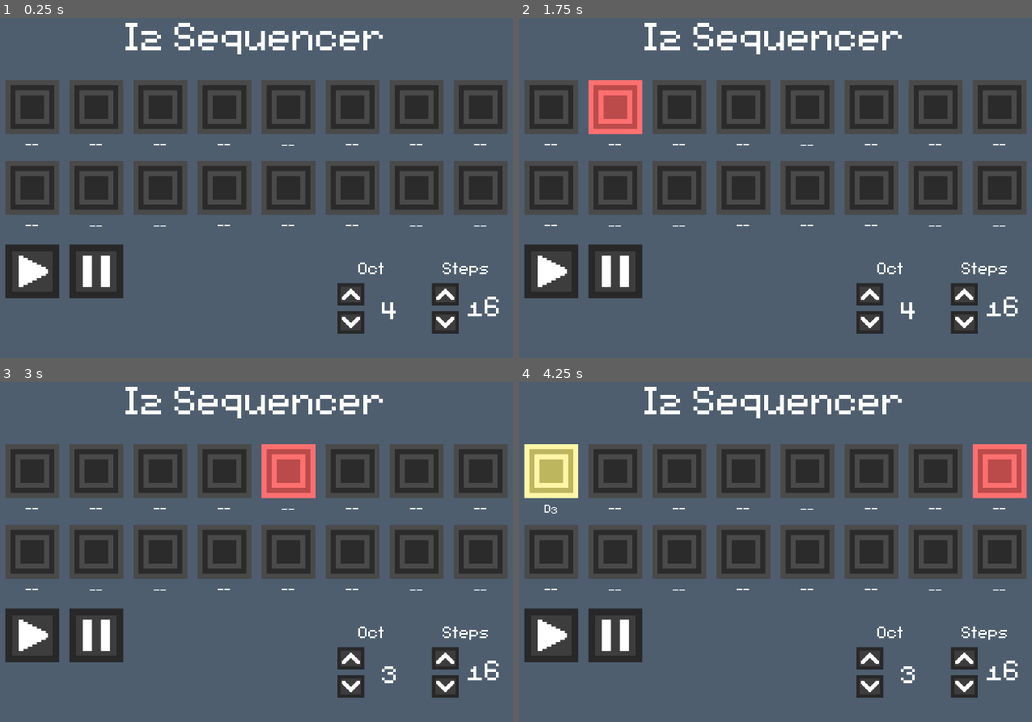
Above: before the commit, frames 1-4 (two rows, left to right).
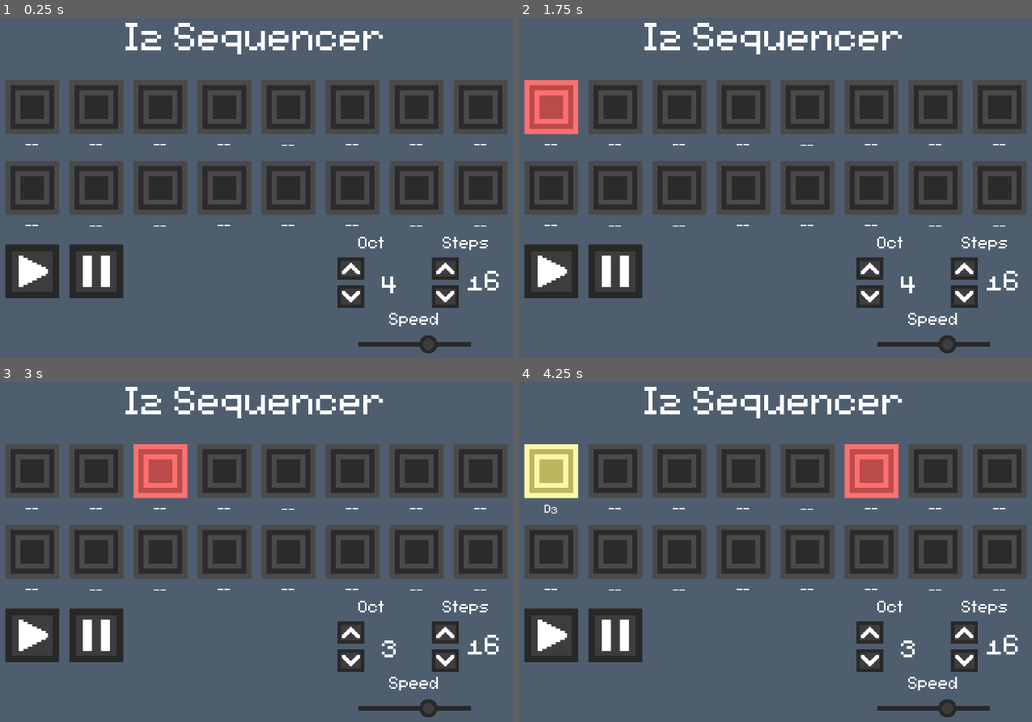
Above: after the commit, the same moments.

Repository: kibbthefox/I2-Sequencer
Game: Godot game, scene res://node_2d.tscn
Two runs of this game, one before a commit and one after it. Both use one fixed random seed, a clock stepped at 60 frames per second and the inputs below.
Inputs (mouse positions are in pixels of both pictures, inside the frame that each line leads up to):
- Up to frame 1 (0.25 s): no input
- Up to frame 2 (1.75 s): click (549, 273) at 0.5 s; click (549, 273) at 1.25 s
- Up to frame 3 (3 s): tap Enter at 2 s; move the mouse to (482, 667) at 2.02 s; hold Right 2.03-2.78 s; tap = (+) at 2.1 s; click (482, 667) at 2.17 s; tap - (-) at 2.3, 2.85 s; move the mouse to (389, 667) at 2.77 s; hold Down from 2.78 s (still down); click (389, 667) at 2.92 s
- Up to frame 4 (4.25 s): tap . (.) at 3.05, 3.6 s; move the mouse to (549, 470) at 3.52 s; release Down at 3.53 s; hold Right from 3.53 s (still down); click (549, 470) at 3.67 s; tap 0 (0) at 3.8 s

The runs differ from the first frame. In frame 1, 3.0% of the frame differs, in the area x 65-98%, y 64-99%; in frame 2, 6.4%, in the area x 0-98%, y 18-99%; in frame 3, 6.3%; in frame 4, 6.4%.

Commit message:
Speed addition
Added speed changing addition
Updated UI (Octaves + Steps)

Diff:
--- a/Project/Interface.gd
+++ b/Project/Interface.gd
@@ -58,11 +58,14 @@
 			if latestkeyboardnote == keyboardarr[i]:
 				whatsletgo[1] = "k"
 
+# make time be 2 for first time through so playing starts quicker
+
+#ASDINYASDUOYSABDFHP*(ASYDBASD
 
 func _physics_process(_delta: float) -> void:
 	if mode == "Normal" and play == true:
 		time += 1
-		if time > 23:
+		if time > GlobalVariable.bpmsecs:
 			if GlobalVariable.step < GlobalVariable.stepamount:
 				GlobalVariable.step += 1
 			else:
--- /dev/null
+++ b/Project/ball.gd
@@ -0,0 +1,21 @@
+extends Sprite2D
+
+var distancesqr
+var clicked:bool = false
+@onready var r = $"../Line".position.x + 100
+@onready var l = $"../Line".position.x - 100
+
+func _process(_delta: float) -> void:
+	distancesqr = get_global_mouse_position().distance_squared_to($".".global_position)
+	if Input.is_action_just_pressed("leftclick") and distancesqr < 1600:
+		clicked = true
+	if Input.is_action_just_released("leftclick") :
+		clicked = false
+	if clicked == true:
+		if $".".position[0] <= r and $".".position[0] >= l:
+			$".".position[0] = int(get_global_mouse_position()[0] / 2) * 2
+		if $".".position[0] > r:
+			$".".position[0] = r
+		if $".".position[0] < l:
+			$".".position[0] = l
+	GlobalVariable.bpmsecs = int(($".".position[0] * -1 + r)/3 + 9)
--- /dev/null
+++ b/Project/deletescript.gd
@@ -0,0 +1,4 @@
+extends RichTextLabel
+
+func _process(_delta: float) -> void:
+	$".".text = str(GlobalVariable.bpmsecs)
--- a/Project/global_variable.gd
+++ b/Project/global_variable.gd
@@ -2,7 +2,6 @@
 
 var selected:int = 0
 var sequence:Array = [0,0,0,0,0,0,0,0,0,0,0,0,0,0,0,0]
-var BPM:int = 130
 var signature:int = 4
 var playpitch
 var scalenote
@@ -11,3 +10,4 @@
 var latestnote:int = 0
 var step:int = 0
 var stepamount:int = 16
+var bpmsecs:int = 23
--- a/Project/node_2d.tscn
+++ b/Project/node_2d.tscn
@@ -1,14 +1,17 @@
-[gd_scene load_steps=38 format=3 uid="uid://dcwopsgo0bylm"]
+[gd_scene load_steps=41 format=3 uid="uid://dcwopsgo0bylm"]
 
 [ext_resource type="Texture2D" uid="uid://8n3w8wobra60" path="res://New Piskel-1.png.png" id="1_4d7sh"]
 [ext_resource type="Script" uid="uid://cj4nuq3kiir86" path="res://Interface.gd" id="1_hqns4"]
 [ext_resource type="FontFile" uid="uid://yopnx4emx1ke" path="res://Assets/Font/fs-pixel-sans-unicode-regular.ttf" id="3_ir8iy"]
 [ext_resource type="AudioStream" uid="uid://cqbs1vucod0io" path="res://C5.wav" id="3_x0ka3"]
 [ext_resource type="Script" uid="uid://dreco3m5753s3" path="res://oct_display.gd" id="4_4d7sh"]
+[ext_resource type="Texture2D" uid="uid://cdp8aokrn85bc" path="res://Assets/line.png" id="5_fs4d3"]
 [ext_resource type="Script" uid="uid://csuxnrqglnmef" path="res://Stepammount.gd" id="5_nr8wp"]
 [ext_resource type="Texture2D" uid="uid://cfvxh4emh1nk0" path="res://Assets/playpause/playing.png" id="6_0h7mo"]
+[ext_resource type="Texture2D" uid="uid://4jxxmd7dc0jl" path="res://Assets/ball.png" id="6_7vxoj"]
 [ext_resource type="Texture2D" uid="uid://bxr8xddv2w7pu" path="res://Assets/Down.png" id="6_flf07"]
 [ext_resource type="Texture2D" uid="uid://c2sledpqh0e7h" path="res://Buttons/button_0.png" id="6_ir8iy"]
+[ext_resource type="Script" uid="uid://c231pajlmasni" path="res://ball.gd" id="7_ei405"]
 [ext_resource type="Texture2D" uid="uid://sy3dnvvybtlm" path="res://Buttons/button_1.png" id="7_hqns4"]
 [ext_resource type="Texture2D" uid="uid://b5gmav7yv7umc" path="res://Assets/Up.png" id="7_k73cj"]
 [ext_resource type="Texture2D" uid="uid://c1fgkd3oo7awt" path="res://Assets/playpause/paused.png" id="7_nr8wp"]
@@ -98,6 +101,11 @@
 [node name="Interface" type="Node2D"]
 script = ExtResource("1_hqns4")
 
+[node name="NormalAudio" type="AudioStreamPlayer" parent="."]
+stream = ExtResource("3_x0ka3")
+
+[node name="DualAudio" type="AudioStreamPlayer" parent="."]
+
 [node name="BG Blue" type="Sprite2D" parent="."]
 position = Vector2(577.75, 323.25)
 scale = Vector2(1.42935, 1.60301)
@@ -112,10 +120,20 @@
 text = "I2 Sequencer"
 horizontal_alignment = 1
 
-[node name="NormalAudio" type="AudioStreamPlayer" parent="."]
-stream = ExtResource("3_x0ka3")
-
-[node name="DualAudio" type="AudioStreamPlayer" parent="."]
+[node name="Line" type="Sprite2D" parent="."]
+position = Vector2(858, 615)
+scale = Vector2(201, 7.97)
+texture = ExtResource("5_fs4d3")
+
+[node name="Ball" type="Sprite2D" parent="."]
+position = Vector2(882, 615)
+texture = ExtResource("6_7vxoj")
+script = ExtResource("7_ei405")
+
+[node name="Ball2" type="Sprite2D" parent="."]
+visible = false
+position = Vector2(637, 569)
+texture = ExtResource("6_7vxoj")
 
 [node name="Steps" type="RichTextLabel" parent="."]
 anchors_preset = 8
@@ -124,9 +142,9 @@
 anchor_right = 0.5
 anchor_bottom = 0.5
 offset_left = 897.0
-offset_top = 449.0
+offset_top = 403.0
 offset_right = 1001.0
-offset_bottom = 501.0
+offset_bottom = 455.0
 grow_horizontal = 2
 grow_vertical = 2
 pivot_offset = Vector2(52, 30)
@@ -144,9 +162,9 @@
 anchor_right = 0.5
 anchor_bottom = 0.5
 offset_left = 939.0
-offset_top = 496.0
+offset_top = 450.0
 offset_right = 1025.0
-offset_bottom = 585.0
+offset_bottom = 539.0
 grow_horizontal = 2
 grow_vertical = 2
 theme_override_fonts/normal_font = ExtResource("3_ir8iy")
@@ -158,9 +176,9 @@
 
 [node name="stepsdown" type="Button" parent="."]
 offset_left = 888.0
-offset_top = 556.0
+offset_top = 510.0
 offset_right = 936.0
-offset_bottom = 596.0
+offset_bottom = 550.0
 focus_mode = 0
 theme_override_styles/normal = SubResource("StyleBoxFlat_rjqkl")
 icon = ExtResource("6_flf07")
@@ -169,9 +187,9 @@
 
 [node name="stepsup" type="Button" parent="."]
 offset_left = 888.0
-offset_top = 506.0
+offset_top = 460.0
 offset_right = 936.0
-offset_bottom = 546.0
+offset_bottom = 500.0
 focus_mode = 0
 theme_override_styles/normal = SubResource("StyleBoxFlat_rjqkl")
 icon = ExtResource("7_k73cj")
@@ -185,15 +203,35 @@
 anchor_right = 0.5
 anchor_bottom = 0.5
 offset_left = 729.0
-offset_top = 449.0
+offset_top = 403.0
 offset_right = 833.0
-offset_bottom = 501.0
+offset_bottom = 455.0
 grow_horizontal = 2
 grow_vertical = 2
 pivot_offset = Vector2(52, 30)
 theme_override_fonts/normal_font = ExtResource("3_ir8iy")
 theme_override_font_sizes/normal_font_size = 48
 text = "Oct
+"
+horizontal_alignment = 1
+vertical_alignment = 1
+
+[node name="Tempo" type="RichTextLabel" parent="."]
+anchors_preset = 8
+anchor_left = 0.5
+anchor_top = 0.5
+anchor_right = 0.5
+anchor_bottom = 0.5
+offset_left = 805.0
+offset_top = 539.0
+offset_right = 909.0
+offset_bottom = 591.0
+grow_horizontal = 2
+grow_vertical = 2
+pivot_offset = Vector2(52, 30)
+theme_override_fonts/normal_font = ExtResource("3_ir8iy")
+theme_override_font_sizes/normal_font_size = 48
+text = "Speed
 "
 horizontal_alignment = 1
 vertical_alignment = 1
@@ -205,9 +243,9 @@
 anchor_right = 0.5
 anchor_bottom = 0.5
 offset_left = 771.0
-offset_top = 496.0
+offset_top = 450.0
 offset_right = 857.0
-offset_bottom = 585.0
+offset_bottom = 539.0
 grow_horizontal = 2
 grow_vertical = 2
 theme_override_fonts/normal_font = ExtResource("3_ir8iy")
@@ -219,9 +257,9 @@
 
 [node name="octdown" type="Button" parent="."]
 offset_left = 720.0
-offset_top = 556.0
+offset_top = 510.0
 offset_right = 768.0
-offset_bottom = 596.0
+offset_bottom = 550.0
 focus_mode = 0
 theme_override_styles/normal = SubResource("StyleBoxFlat_rjqkl")
 icon = ExtResource("6_flf07")
@@ -230,9 +268,9 @@
 
 [node name="octup" type="Button" parent="."]
 offset_left = 720.0
-offset_top = 506.0
+offset_top = 460.0
 offset_right = 768.0
-offset_bottom = 546.0
+offset_bottom = 500.0
 focus_mode = 0
 theme_override_styles/normal = SubResource("StyleBoxFlat_rjqkl")
 icon = ExtResource("7_k73cj")
Binary file added: Project/Assets/ball.png
Not shown, added: Project/Assets/ball.png.import
Binary file added: Project/Assets/line.png
Not shown, added: Project/Assets/line.png.import
Not shown, added: Project/ball.gd.uid
Not shown, added: Project/deletescript.gd.uid
Not shown, changed: README.md
